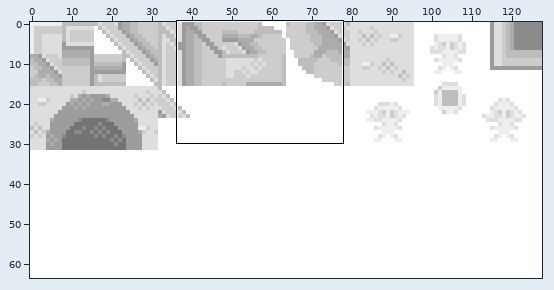
Edited in one commit: sprite sheet (data/tilesets/secondary/ruins/tiles.png). Above: a wide view before the commit, with the close-up outlined.
Close-up. Before the edit:
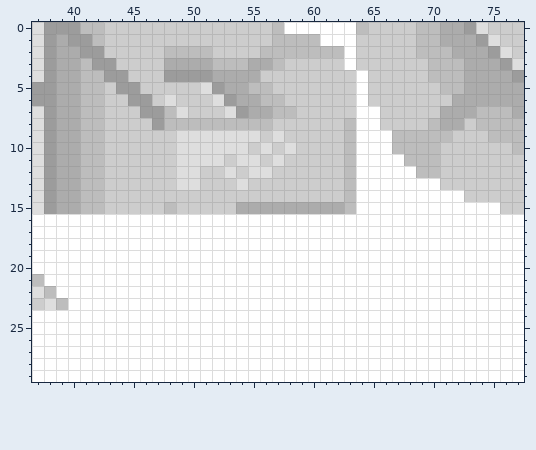
The file is 128x64 pixels. Shown: x 37..77, y 0..29.
Now the later version:
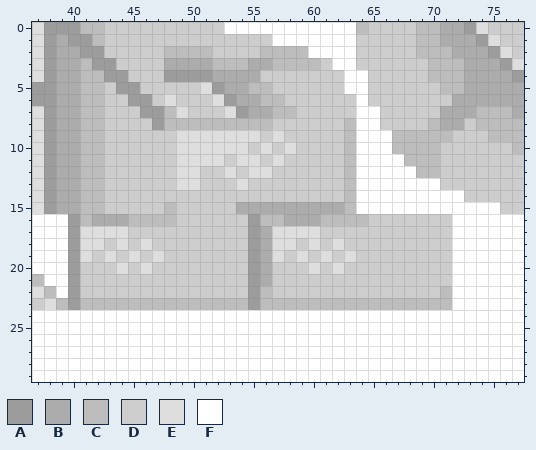
Palette (. is transparent): A #9c9c9c  B #acacac  C #bdbdbd  D #cdcdcd  E #dedede  F #ffffff
Edits made:
y 0: x 53..57 DDDDC -> FFFFF
y 1: x 57..60 CCCC -> FFFF
y 2: x 60..62 CCC -> FFF
y 3: x 58..60 DDD -> CCC; x 62 D -> F
y 4..5: x 63 D -> F
y 16: x 40..71 FFFFFFFFFFFFFFFFFFFFFFFFFFFFFFFF -> ACBBBCCCCDDDDDDACCBBBCCCCDDDDDDD
y 17: x 40..71 FFFFFFFFFFFFFFFFFFFFFFFFFFFFFFFF -> AEEEEDDDDDDDDDDABEEEEDDDDDDDDDDD
y 18: x 40..71 FFFFFFFFFFFFFFFFFFFFFFFFFFFFFFFF -> AEEDEDEDDDDDDDDABEEDEDEDDDDDDDDD
y 19: x 40..71 FFFFFFFFFFFFFFFFFFFFFFFFFFFFFFFF -> AEDEDEDEDDDDDDDABEDEDEDEDDDDDDDD
y 20: x 40..71 FFFFFFFFFFFFFFFFFFFFFFFFFFFFFFFF -> ADDDEDEDDDDDDDDABDDDEDEDDDDDDDDD
y 21: x 40..71 FFFFFFFFFFFFFFFFFFFFFFFFFFFFFFFF -> ADDDDDDDDDDDDDDABDDDDDDDDDDDDDDD
y 22: x 40..71 FFFFFFFFFFFFFFFFFFFFFFFFFFFFFFFF -> ADDDDDDDDDDDDDDACDDDDDDDDDDDDDDC
y 23: x 40..71 FFFFFFFFFFFFFFFFFFFFFFFFFFFFFFFF -> ACCCCCCCCCCCCCCACCCCCCCCCCCCCCCC
Pixel boxes of the changes (left, top, right, bottom) in both close-ups:
changed: (224, 22, 356, 94)
changed: (68, 214, 452, 310)
